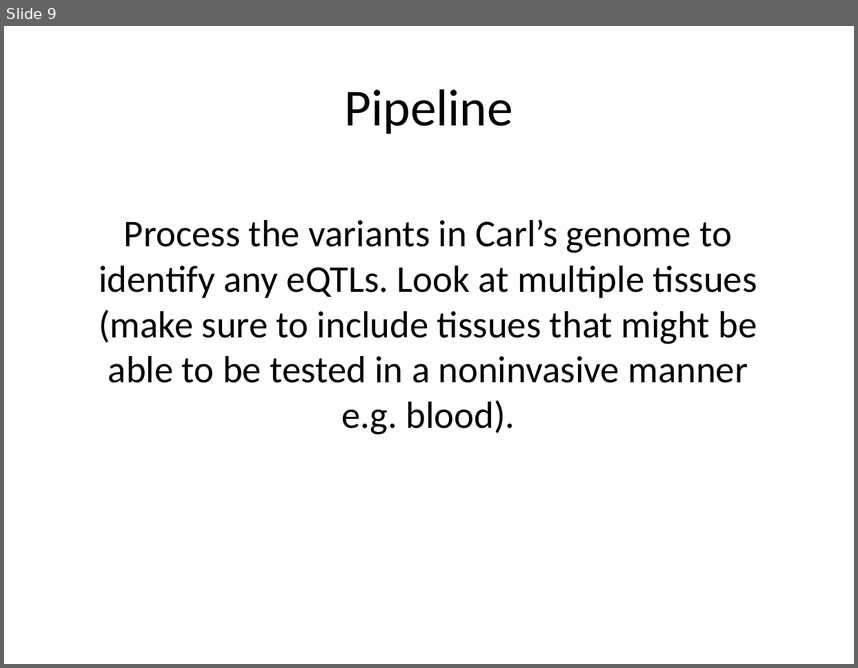
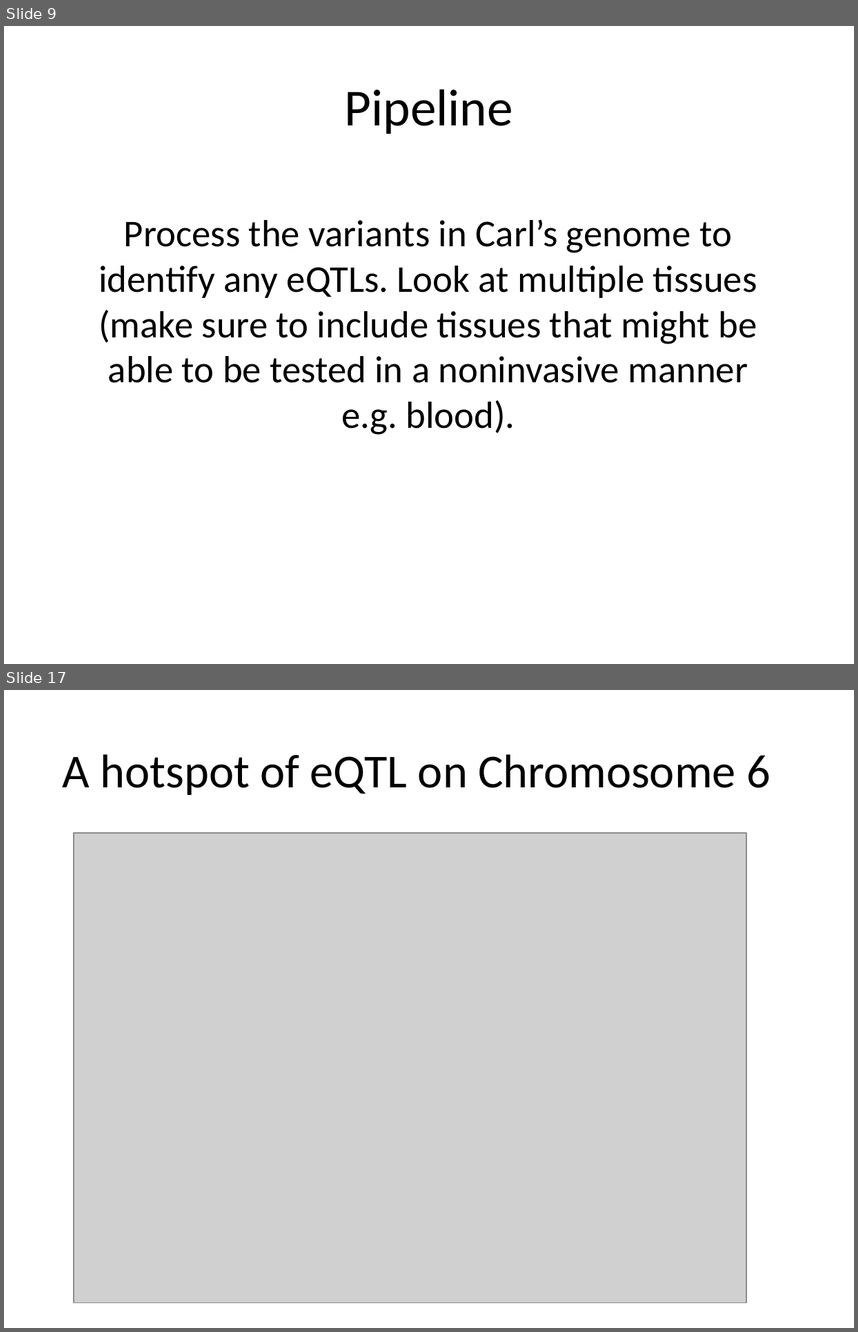
Before and after one commit to CBB752Spring2017/final-project-1-2-team-1-2, a slide deck: Presentation - 1.2.pptx. Shown one above the other, each under a label of ours: slide 9 before the commit, slides 9 and 17 after it; the slides between them are not shown. The pictures are 858x668 and 858x1332 pixels, drawn with LibreOffice and Linux fonts; fonts in the diff are those of the drawing; grey boxes stand for pictures. Boxes give left, top, right and bottom in pixels: in the first picture for what was removed or moved away, otherwise in the second. Text is boxed around its words. In the diff, an @@ line names an element or a change of style, - is before the commit and + after.

```diff
--- a/Presentation - 1.2.pptx
+++ b/Presentation - 1.2.pptx
@@ slide 17 added at box(4, 690, 854, 1328), background #FFFFFF @@
@@ title added at box(63, 754, 771, 795), 40 pt, text #000000 @@
+A hotspot of eQTL on Chromosome 6
@@ picture added at box(74, 833, 746, 1302) @@
```
Also in this commit, not shown: 16 other slides added.
